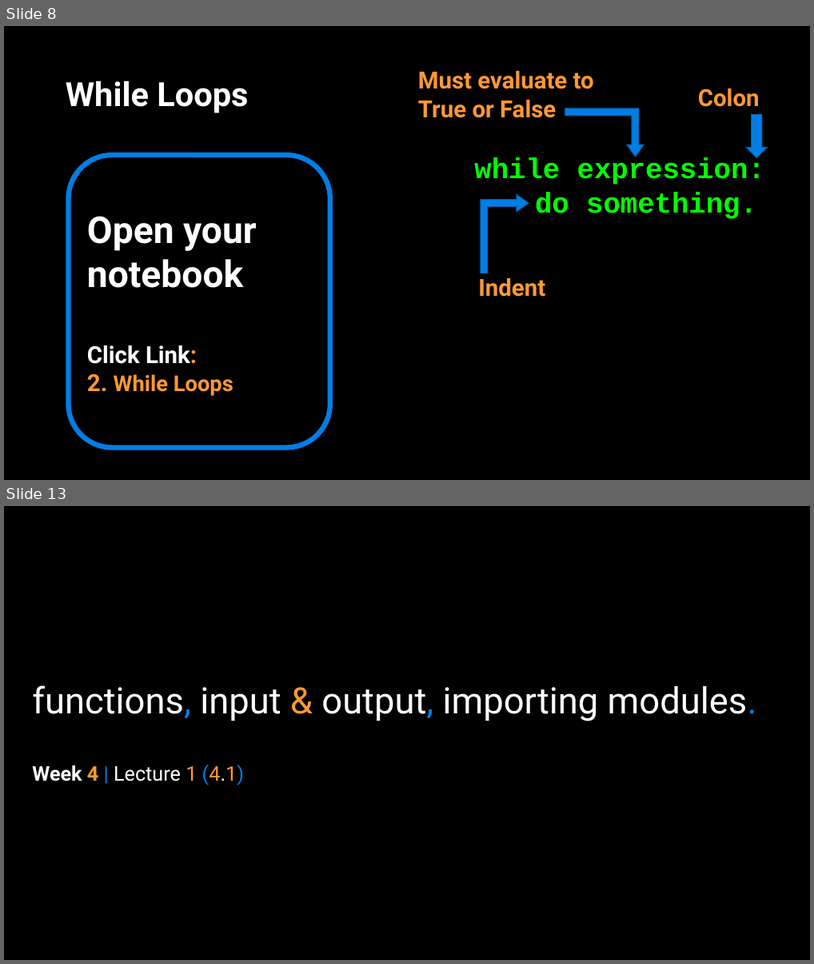
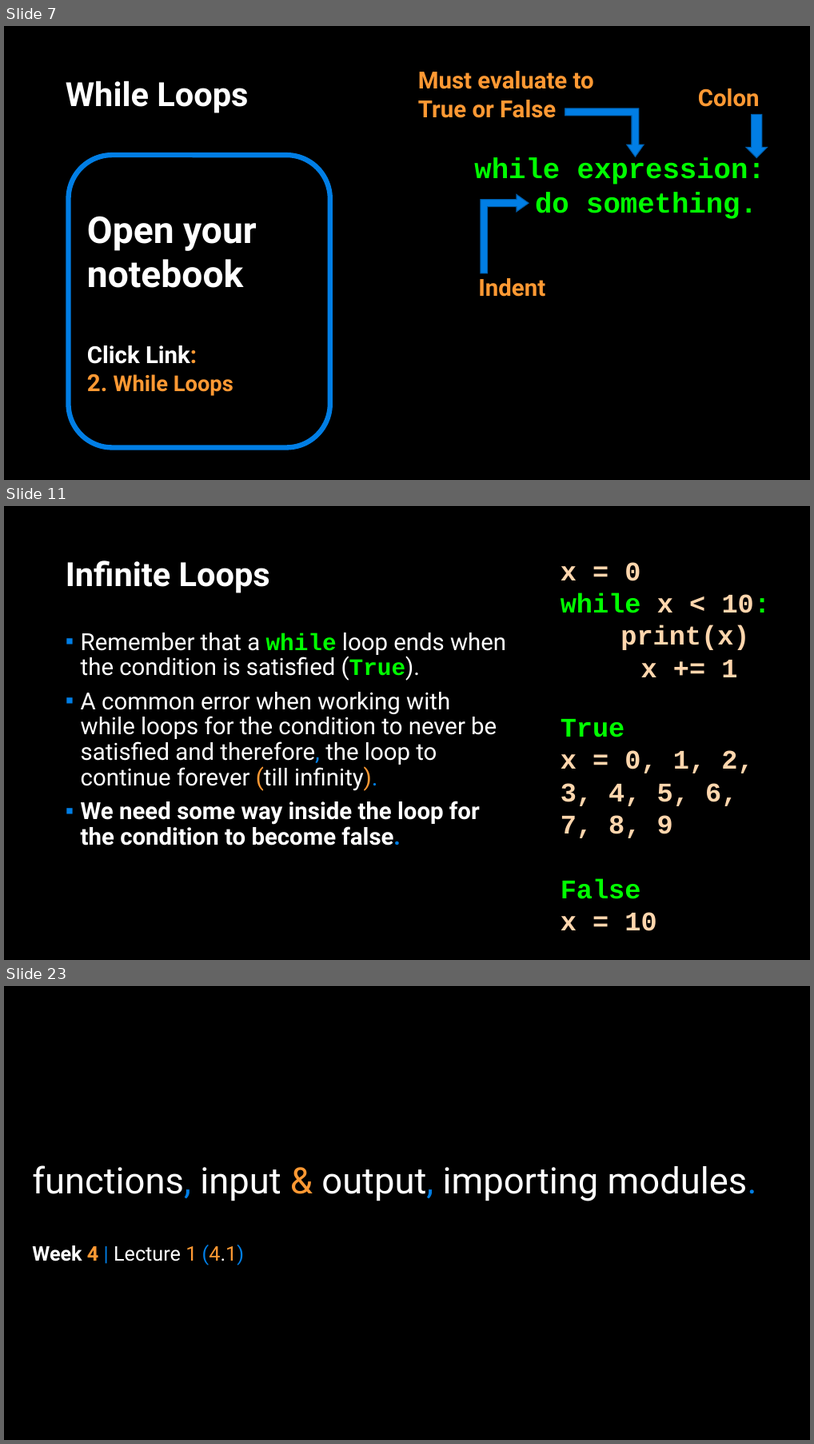
Before and after one commit to APS106/APS106-winter-2022-material, a slide deck: lectures/week4/lecture1/slides/week4_lecture1.pptx. Shown one above the other, each under a label of ours: slides 8 and 13 before the commit, slides 7, 11 and 23 after it; the slides between them are not shown. The pictures are 814x964 and 814x1444 pixels, drawn with LibreOffice and Linux fonts; fonts in the diff are those of the drawing; background and template pictures are left out. Boxes give left, top, right and bottom in pixels: in the first picture for what was removed or moved away, otherwise in the second. Text is boxed around its words. In the diff, an @@ line names an element or a change of style, - is before the commit and + after.

```diff
--- a/lectures/week4/lecture1/slides/week4_lecture1.pptx
+++ b/lectures/week4/lecture1/slides/week4_lecture1.pptx
@@ slide 11 added at (4, 506, 810, 960), background picture (left out) @@
@@ title added at (66, 560, 270, 593), 39.6 pt, text #FFFFFF, bold @@
+Infinite Loops
@@ text added at (561, 562, 771, 677), 32 pt, text #FFD6AD, bold @@
+x = 0
+while x < 10:
+print(x)
+x += 1
@@ text added at (81, 632, 506, 845), 28 pt, text #FFFFFF @@
+▪ Remember that a while loop ends when the condition is satisfied (True).
+▪ A common error when working with while loops for the condition to never be satisfied and therefore, the loop to continue forever (till infinity).
+▪ We need some way inside the loop for the condition to become false.
@@ text added at (561, 719, 754, 931), 32 pt, text #FFD6AD, bold @@
+True
+x = 0, 1, 2, 3, 4, 5, 6, 7, 8, 9
+False
+x = 10
@@ what was slide 8 is now slide 7 @@
@@ what was slide 13 is now slide 23 @@
```
Also in this commit, not shown: 6 slides changed, 10 other slides added, 1 slide removed, 7 other files.
